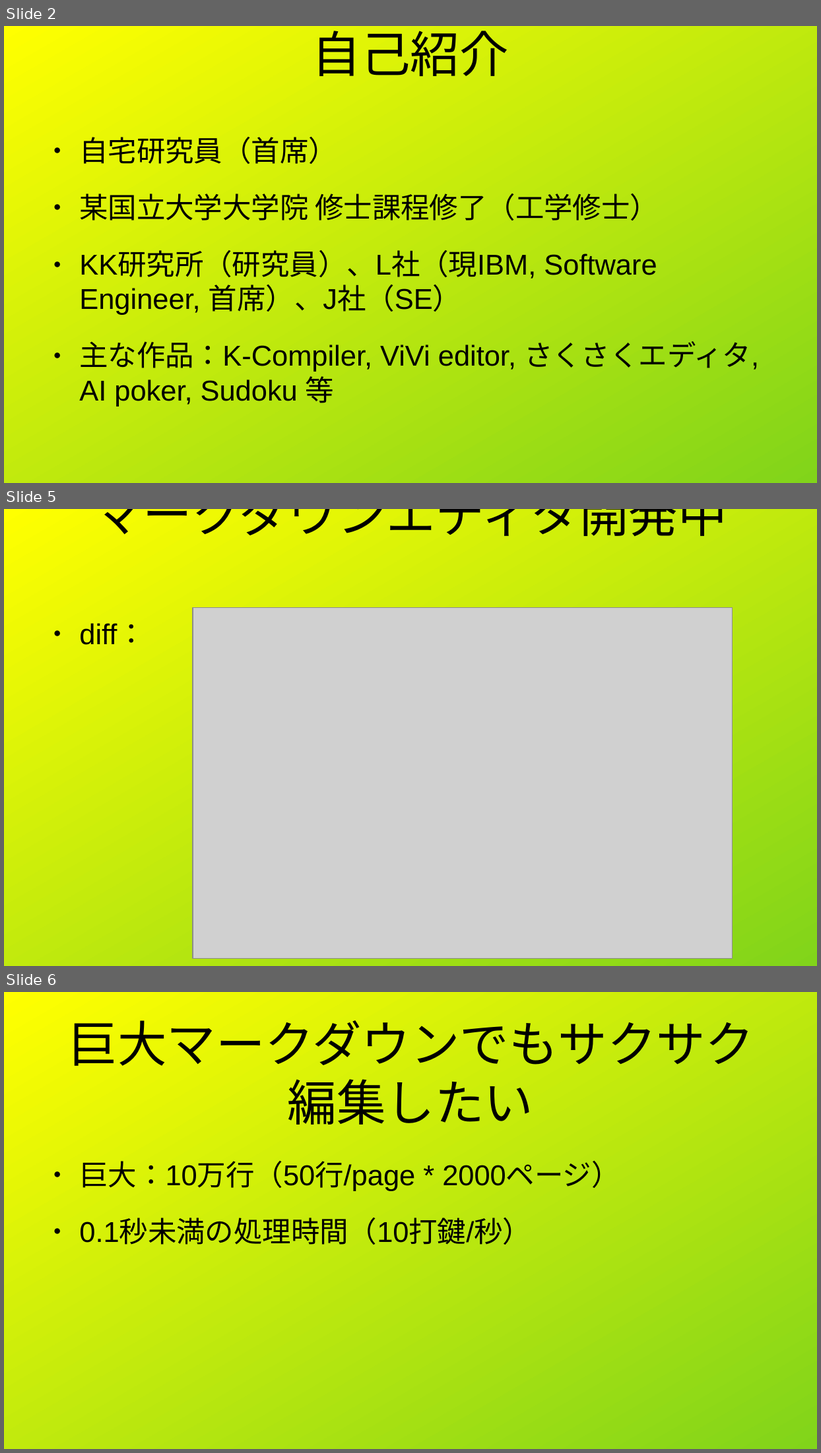
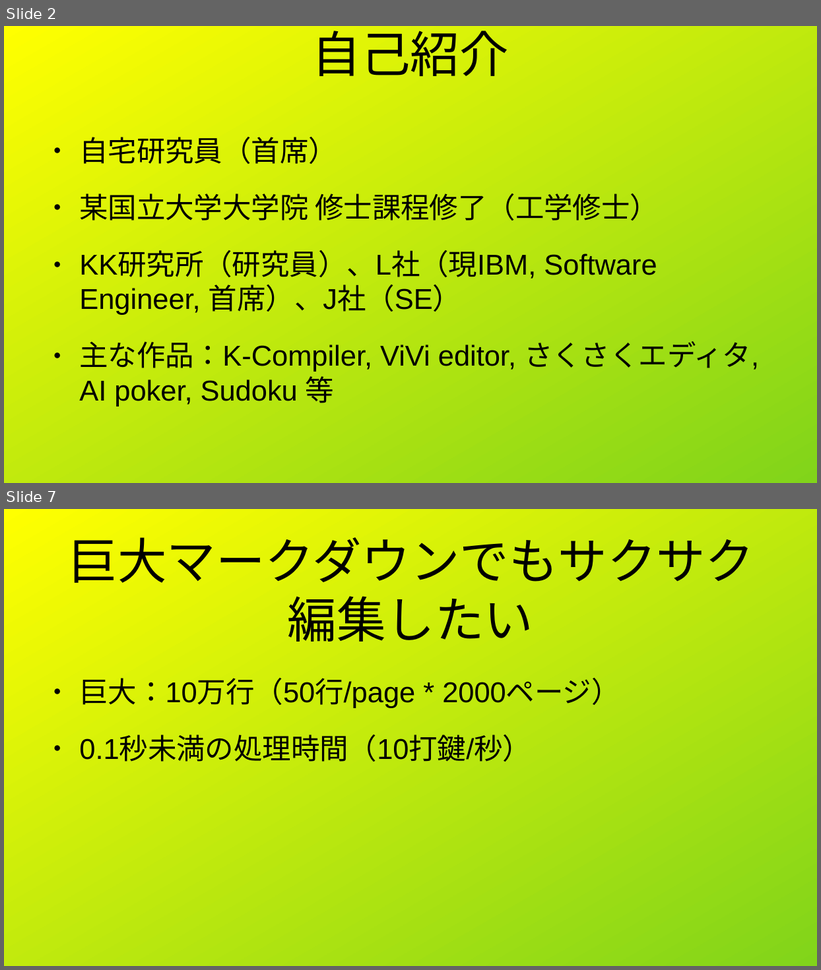
Before and after one commit to vivisuke/viMarkdown, a slide deck: tech/ja/LT20260913/10万行でもサクサク編集.odp. Shown one above the other, each under a label of ours: slides 2, 5 and 6 before the commit, slides 2 and 7 after it; the slides between them are not shown. The pictures are 821x1453 and 821x970 pixels, drawn with LibreOffice and Linux fonts; fonts in the diff are those of the drawing; grey boxes stand for pictures. Boxes give left, top, right and bottom in pixels: in the first picture for what was removed or moved away, otherwise in the second. Text is boxed around its words. In the diff, an @@ line names an element or a change of style, - is before the commit and + after.

```diff
--- a/tech/ja/LT20260913/10万行でもサクサク編集.odp
+++ b/tech/ja/LT20260913/10万行でもサクサク編集.odp
@@ slide 5 removed at box(4, 509, 817, 966), background gradient #FFFF00 to #81D41A @@
@@ title removed at box(94, 509, 727, 537) @@
-マークダウンエディタ開発中
@@ text removed at box(79, 623, 146, 645) @@
-● diff：
@@ picture removed at box(193, 608, 732, 959) @@
@@ what was slide 6 is now slide 7 @@
```
Also in this commit, not shown: 6 slides changed, 6 slides added, 1 other slide removed, 9 other files.
